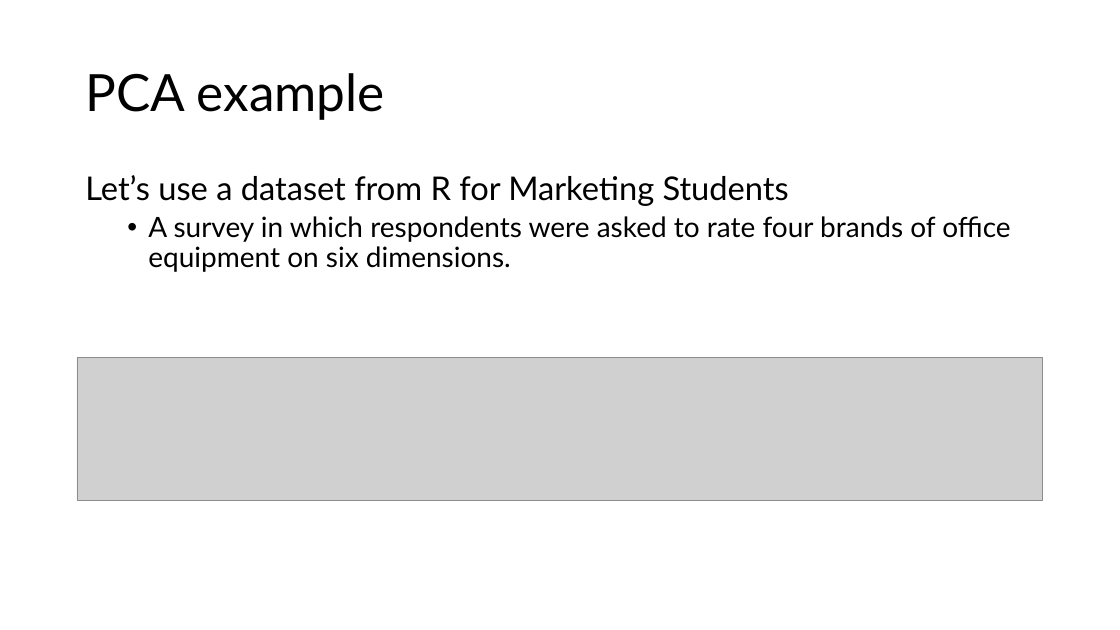
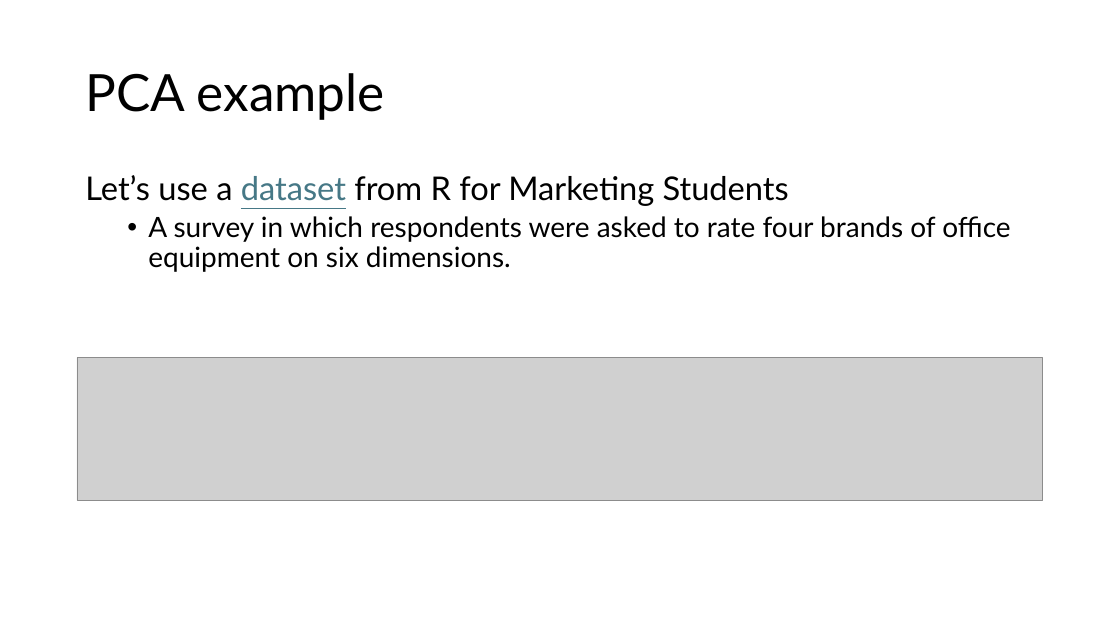
Before and after one commit to dadepro/mkt566, a slide deck: slide 13 of w5/w5-1-clustering.pptx. Drawn at 1120x630 pixels with LibreOffice and Linux fonts; fonts in the diff are those of the drawing; grey boxes stand for pictures. Boxes give left, top, right and bottom in pixels: in the first picture for what was removed or moved away, otherwise in the second. Text is boxed around its words. In the diff, an @@ line names an element or a change of style, - is before the commit and + after.

```diff
--- a/w5/w5-1-clustering.pptx
+++ b/w5/w5-1-clustering.pptx
@@ text at (x1=85, y1=175, x2=789, y2=206): text colour #000000 to #467886, underline on in "dataset" @@
```
Also in this commit, not shown: 2 other slides changed, 3 other files.
